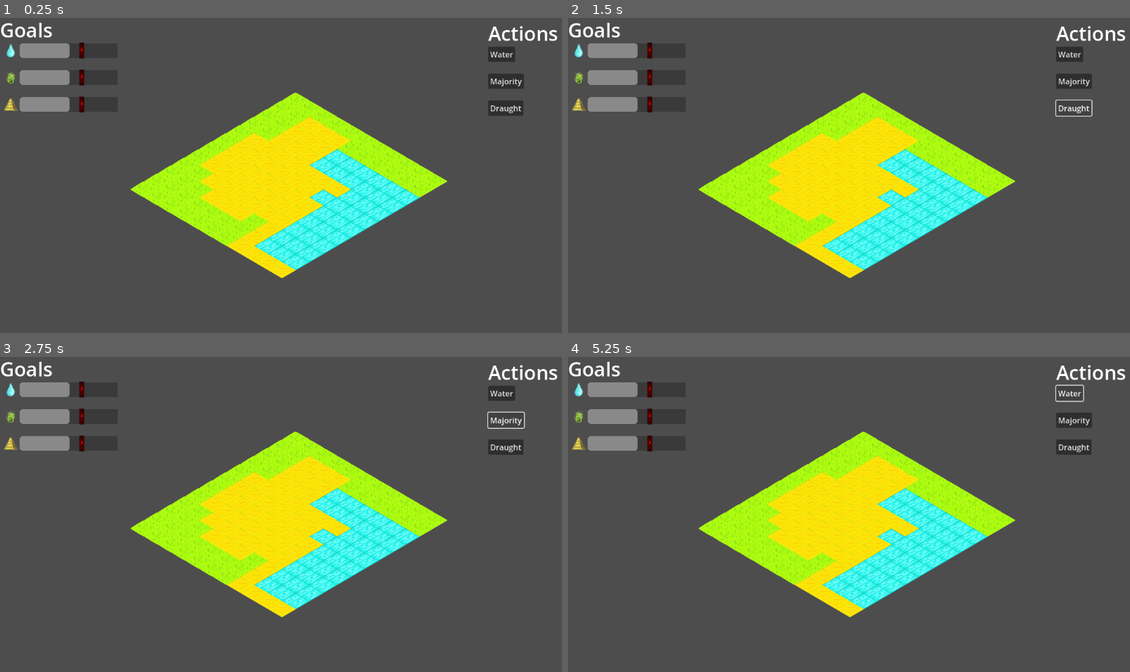
Above: before the commit, frames 1-4 (two rows, left to right).
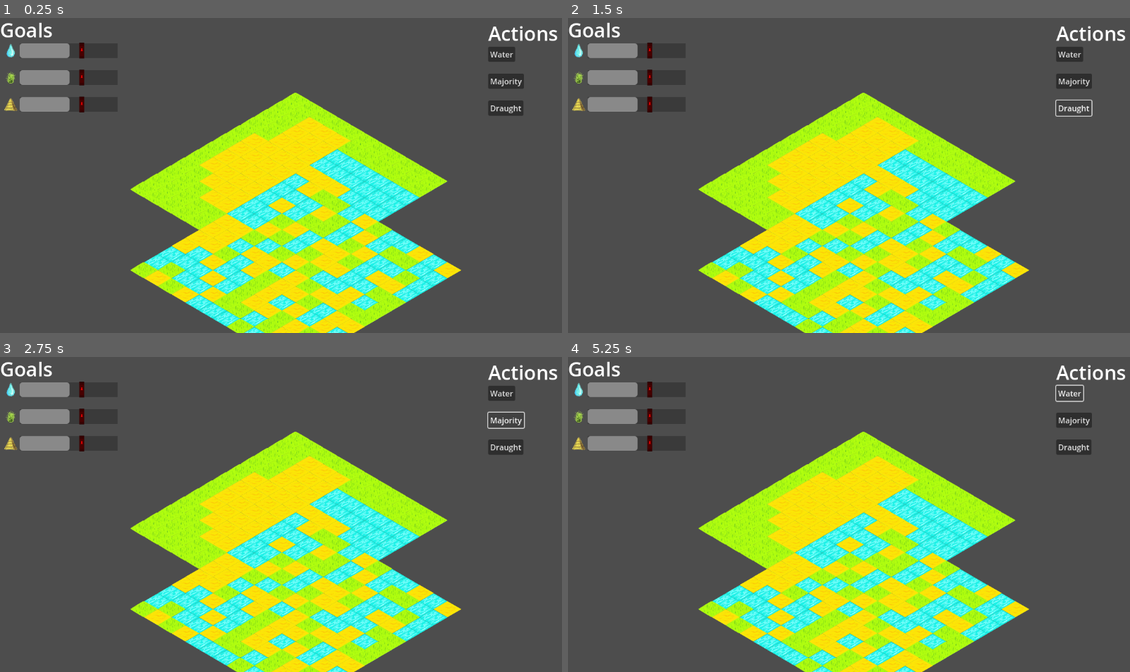
Above: after the commit, the same moments.

Repository: matouseek/game_jam_24
Game: Godot game, scene res://scenes/game.tscn
The game is run twice, just before and just after one commit, with the same random seed, the same clock (stepped at 60 frames per second) and the same inputs. The engine's default icon, where the game draws it, is replaced by a stand-in: a white triangle on a blue panel in a dark square.
Inputs:
- Up to frame 1 (0.25 s): no input
- Up to frame 2 (1.5 s): click "Water" at 0.5 s; click "Draught" at 1.25 s
- Up to frame 3 (2.75 s): click "Majority" at 2 s
- Up to frame 4 (5.25 s): click "Water" at 2.75 s; click "Draught" at 3.5 s; click "Majority" at 4.25 s; click "Water" at 5 s

The runs differ from the first frame. In frame 1, 16% of the frame differs, in the area x 23-83%, y 49-100%; in frame 2, 16%; in frame 3, 16%; in frame 4, 16%.

Commit message:
Add tile generation

Diff:
--- a/scripts/environment.gd
+++ b/scripts/environment.gd
@@ -17,4 +17,40 @@
 			row.append(TileTypes.MEADOW)
 		terrain.append(row)
 
-	print(terrain)
+
+	initialize_randomly()
+	set_map()
+	#print_terrain()
+
+
+
+func _input(event):
+	# Mouse in viewport coordinates.
+
+	if event is InputEventMouseButton:
+		var pos = $TileMapLayer.local_to_map(get_local_mouse_position())
+		print("Position on map",pos)
+		#$TileMapLayer.set_cell(pos,4,Vector2i(0,0))
+
+
+func initialize_randomly() -> void:
+	for i in range(ENV_SIZE):
+		for j in range(ENV_SIZE):
+			terrain[i][j] = randi_range(0,2)
+	pass
+
+func set_map() -> void:
+	for i in range(ENV_SIZE):
+		for j in range(ENV_SIZE):
+			print("Setting cell to",terrain[i][j])
+			$TileMapLayer.set_cell(Vector2i(i,j),get_tile_id(terrain[i][j]),Vector2i(0,0))
+
+func get_tile_id(type : TileTypes) -> int:
+	if type == TileTypes.DESERT:
+		return 3
+	elif type == TileTypes.MEADOW:
+		return 4
+	elif type == TileTypes.WATER:
+		return 5
+	else:
+		return -1
